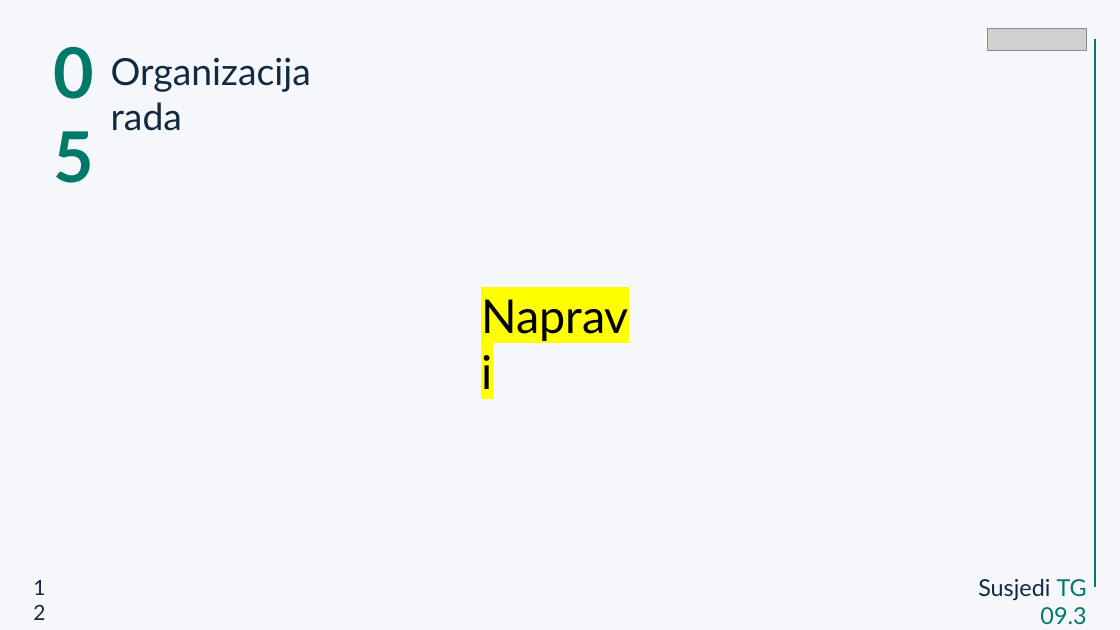
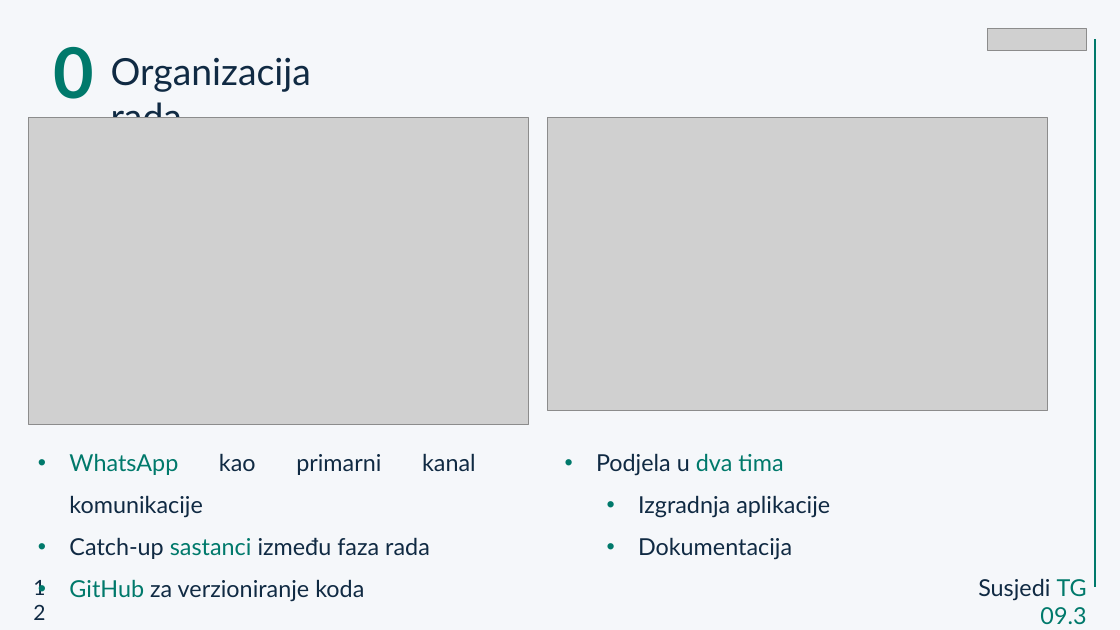
Before and after one commit to f-matijevic/susjedi, a slide deck: slide 12 of docs/PROINZ_TG09.3_susjedi.pptx. Drawn at 1120x630 pixels with LibreOffice and Linux fonts; fonts in the diff are those of the drawing; grey boxes stand for pictures. Boxes give left, top, right and bottom in pixels: in the first picture for what was removed or moved away, otherwise in the second. Text is boxed around its words. In the diff, an @@ line names an element or a change of style, - is before the commit and + after.

```diff
--- a/docs/PROINZ_TG09.3_susjedi.pptx
+++ b/docs/PROINZ_TG09.3_susjedi.pptx
@@ picture added at (x1=29, y1=118, x2=528, y2=424) @@
@@ picture added at (x1=547, y1=118, x2=1047, y2=410) @@
@@ text removed at (x1=473, y1=282, x2=647, y2=347) @@
-Napravi
@@ text added at (x1=69, y1=453, x2=476, y2=602), 20 pt, text #102A43 @@
+• WhatsApp kao primarni kanal komunikacije
+• Catch-up sastanci između faza rada
+• GitHub za verzioniranje koda
@@ text added at (x1=596, y1=453, x2=830, y2=560), 20 pt, text #102A43 @@
+• Podjela u dva tima
+  • Izgradnja aplikacije
+  • Dokumentacija
```
Also in this commit, not shown: 6 other slides changed, 1 other file.
